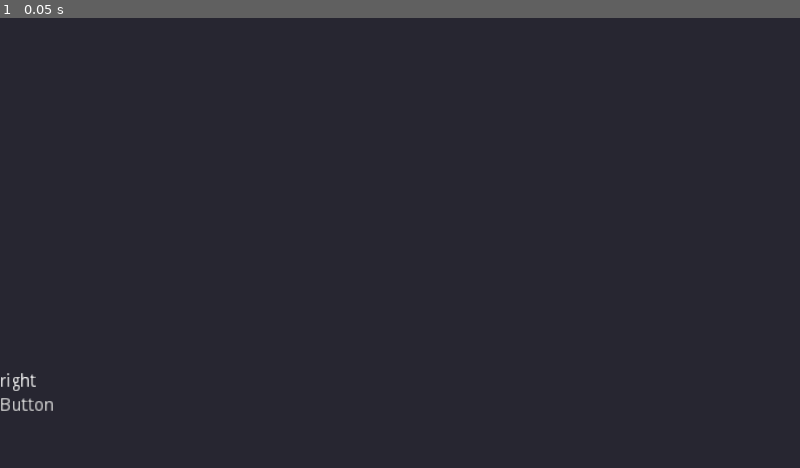
Above: before the commit, frame 1.
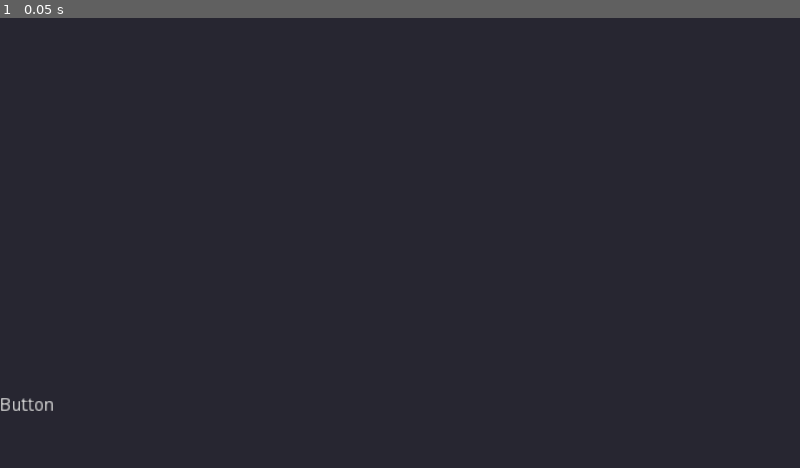
Above: after the commit, the same moment.

Repository: Smartkin/i-wanna-go-through-time-game-jam-edition
Game: Godot game, scene res://Scenes/UI/StyledButtonCheckbox.tscn
Same seed, same stepped clock (60 frames per second), same inputs: the game is played once before the commit and once after it. This scene is started directly instead of the project's main scene. Sound files missing from this copy of the repository are replaced by a short silence.
Inputs:
- Up to frame 1 (0.05 s): no input

The runs differ from the first frame. In frame 1, less than 0.1% of the frame differs, in the area x 0-5%, y 78-83%.

Commit message:
I changed nothing???

Diff:
--- a/Rooms/Options.tscn
+++ b/Rooms/Options.tscn
@@ -25,10 +25,6 @@
 
 [sub_resource type="StyleBoxEmpty" id=6]
 
-[sub_resource type="StyleBoxEmpty" id=10]
-
-[sub_resource type="StyleBoxEmpty" id=11]
-
 [node name="Options" type="Control"]
 anchor_right = 1.0
 anchor_bottom = 1.0
@@ -48,7 +44,7 @@
 
 [node name="MarginContainer" type="MarginContainer" parent="ScrollContainer"]
 margin_right = 592.0
-margin_bottom = 506.0
+margin_bottom = 665.0
 size_flags_horizontal = 3
 size_flags_vertical = 3
 custom_constants/margin_right = 130
@@ -61,7 +57,7 @@
 margin_left = 130.0
 margin_top = 50.0
 margin_right = 462.0
-margin_bottom = 456.0
+margin_bottom = 615.0
 size_flags_horizontal = 3
 size_flags_vertical = 3
 custom_styles/tab_fg = SubResource( 1 )
@@ -72,6 +68,7 @@
 
 [node name="MainOptionsTab" type="VBoxContainer" parent="ScrollContainer/MarginContainer/OptionsTabs"]
 unique_name_in_owner = true
+visible = false
 anchor_right = 1.0
 anchor_bottom = 1.0
 custom_constants/separation = 20
@@ -82,16 +79,16 @@
 
 [node name="MusicCheckbox" type="CheckBox" parent="ScrollContainer/MarginContainer/OptionsTabs/MainOptionsTab"]
 margin_right = 332.0
-margin_bottom = 25.0
+margin_bottom = 47.0
 hint_tooltip = "Turn music on/off"
 size_flags_vertical = 3
 text = "Music"
 expand_icon = true
 
 [node name="MasterVolumeContainer" type="HBoxContainer" parent="ScrollContainer/MarginContainer/OptionsTabs/MainOptionsTab"]
-margin_top = 45.0
-margin_right = 332.0
-margin_bottom = 62.0
+margin_top = 67.0
+margin_right = 332.0
+margin_bottom = 84.0
 custom_constants/separation = 10
 
 [node name="MasterVolume" type="Label" parent="ScrollContainer/MarginContainer/OptionsTabs/MainOptionsTab/MasterVolumeContainer"]
@@ -121,9 +118,9 @@
 value = 1.0
 
 [node name="MusicVolumeContainer" type="HBoxContainer" parent="ScrollContainer/MarginContainer/OptionsTabs/MainOptionsTab"]
-margin_top = 82.0
-margin_right = 332.0
-margin_bottom = 99.0
+margin_top = 104.0
+margin_right = 332.0
+margin_bottom = 121.0
 custom_constants/separation = 10
 
 [node name="MusicVolume" type="Label" parent="ScrollContainer/MarginContainer/OptionsTabs/MainOptionsTab/MusicVolumeContainer"]
@@ -152,9 +149,9 @@
 value = 1.0
 
 [node name="SfxVolumeContainer" type="HBoxContainer" parent="ScrollContainer/MarginContainer/OptionsTabs/MainOptionsTab"]
-margin_top = 119.0
-margin_right = 332.0
-margin_bottom = 136.0
+margin_top = 141.0
+margin_right = 332.0
+margin_bottom = 158.0
 custom_constants/separation = 10
 
 [node name="SfxVolume" type="Label" parent="ScrollContainer/MarginContainer/OptionsTabs/MainOptionsTab/SfxVolumeContainer"]
@@ -183,27 +180,27 @@
 value = 1.0
 
 [node name="FullscreenCheckbox" type="CheckBox" parent="ScrollContainer/MarginContainer/OptionsTabs/MainOptionsTab"]
-margin_top = 156.0
-margin_right = 332.0
-margin_bottom = 181.0
+margin_top = 178.0
+margin_right = 332.0
+margin_bottom = 226.0
 hint_tooltip = "Display game in fullscreen"
 size_flags_vertical = 3
 text = "Fullscreen"
 expand_icon = true
 
 [node name="BorderlessCheckbox" type="CheckBox" parent="ScrollContainer/MarginContainer/OptionsTabs/MainOptionsTab"]
-margin_top = 201.0
-margin_right = 332.0
-margin_bottom = 226.0
+margin_top = 246.0
+margin_right = 332.0
+margin_bottom = 294.0
 hint_tooltip = "Remove borders around the window"
 size_flags_vertical = 3
 text = "Borderless"
 expand_icon = true
 
 [node name="VsyncCheckbox" type="CheckBox" parent="ScrollContainer/MarginContainer/OptionsTabs/MainOptionsTab"]
-margin_top = 246.0
-margin_right = 332.0
-margin_bottom = 271.0
+margin_top = 314.0
+margin_right = 332.0
+margin_bottom = 361.0
 hint_tooltip = "Turn on vertical synchronization. Helps with tearing."
 size_flags_vertical = 3
 text = "Vsync"
@@ -225,25 +222,25 @@
 selected = 0
 
 [node name="KeyboardSettings" type="Button" parent="ScrollContainer/MarginContainer/OptionsTabs/MainOptionsTab"]
-margin_top = 291.0
-margin_right = 332.0
-margin_bottom = 316.0
+margin_top = 381.0
+margin_right = 332.0
+margin_bottom = 429.0
 size_flags_vertical = 3
 text = "Keyboard settings"
 align = 0
 
 [node name="ControllerSettings" type="Button" parent="ScrollContainer/MarginContainer/OptionsTabs/MainOptionsTab"]
-margin_top = 336.0
-margin_right = 332.0
-margin_bottom = 361.0
+margin_top = 449.0
+margin_right = 332.0
+margin_bottom = 497.0
 size_flags_vertical = 3
 text = "Controller settings"
 align = 0
 
 [node name="Back" type="Button" parent="ScrollContainer/MarginContainer/OptionsTabs/MainOptionsTab"]
-margin_top = 381.0
-margin_right = 332.0
-margin_bottom = 406.0
+margin_top = 517.0
+margin_right = 332.0
+margin_bottom = 565.0
 size_flags_horizontal = 3
 size_flags_vertical = 3
 text = "Back"
@@ -251,7 +248,6 @@
 
 [node name="KeyboardOptionsTab" type="VBoxContainer" parent="ScrollContainer/MarginContainer/OptionsTabs"]
 unique_name_in_owner = true
-visible = false
 anchor_right = 1.0
 anchor_bottom = 1.0
 custom_constants/separation = 20
@@ -391,15 +387,9 @@
 script = ExtResource( 14 )
 
 [node name="Left" type="Button" parent="ScrollContainer/MarginContainer/OptionsTabs/ControllerOptionsTab"]
-margin_right = 1280.0
-margin_bottom = 44.0
-size_flags_vertical = 3
-custom_colors/font_color_hover = Color( 0, 0.992157, 0.827451, 0.490196 )
-custom_styles/hover = ExtResource( 4 )
-custom_styles/pressed = ExtResource( 5 )
-custom_styles/focus = SubResource( 10 )
-custom_styles/disabled = ExtResource( 6 )
-custom_styles/normal = ExtResource( 2 )
+margin_right = 332.0
+margin_bottom = 25.0
+size_flags_vertical = 3
 text = "Left"
 align = 0
 script = ExtResource( 9 )
@@ -407,16 +397,10 @@
 controller_bind = true
 
 [node name="Right" type="Button" parent="ScrollContainer/MarginContainer/OptionsTabs/ControllerOptionsTab"]
-margin_top = 48.0
-margin_right = 1280.0
-margin_bottom = 92.0
-size_flags_vertical = 3
-custom_colors/font_color_hover = Color( 0, 0.992157, 0.827451, 0.490196 )
-custom_styles/hover = ExtResource( 4 )
-custom_styles/pressed = ExtResource( 5 )
-custom_styles/focus = SubResource( 10 )
-custom_styles/disabled = ExtResource( 6 )
-custom_styles/normal = ExtResource( 2 )
+margin_top = 45.0
+margin_right = 332.0
+margin_bottom = 70.0
+size_flags_vertical = 3
 text = "Right"
 align = 0
 script = ExtResource( 9 )
@@ -424,16 +408,10 @@
 controller_bind = true
 
 [node name="Up" type="Button" parent="ScrollContainer/MarginContainer/OptionsTabs/ControllerOptionsTab"]
-margin_top = 96.0
-margin_right = 1280.0
-margin_bottom = 140.0
-size_flags_vertical = 3
-custom_colors/font_color_hover = Color( 0, 0.992157, 0.827451, 0.490196 )
-custom_styles/hover = ExtResource( 4 )
-custom_styles/pressed = ExtResource( 5 )
-custom_styles/focus = SubResource( 10 )
-custom_styles/disabled = ExtResource( 6 )
-custom_styles/normal = ExtResource( 2 )
+margin_top = 90.0
+margin_right = 332.0
+margin_bottom = 115.0
+size_flags_vertical = 3
 text = "Up"
 align = 0
 script = ExtResource( 9 )
@@ -441,16 +419,10 @@
 controller_bind = true
 
 [node name="Down" type="Button" parent="ScrollContainer/MarginContainer/OptionsTabs/ControllerOptionsTab"]
-margin_top = 144.0
-margin_right = 1280.0
-margin_bottom = 188.0
-size_flags_vertical = 3
-custom_colors/font_color_hover = Color( 0, 0.992157, 0.827451, 0.490196 )
-custom_styles/hover = ExtResource( 4 )
-custom_styles/pressed = ExtResource( 5 )
-custom_styles/focus = SubResource( 10 )
-custom_styles/disabled = ExtResource( 6 )
-custom_styles/normal = ExtResource( 2 )
+margin_top = 135.0
+margin_right = 332.0
+margin_bottom = 160.0
+size_flags_vertical = 3
 text = "Down"
 align = 0
 script = ExtResource( 9 )
@@ -458,16 +430,10 @@
 controller_bind = true
 
 [node name="Jump" type="Button" parent="ScrollContainer/MarginContainer/OptionsTabs/ControllerOptionsTab"]
-margin_top = 192.0
-margin_right = 1280.0
-margin_bottom = 236.0
-size_flags_vertical = 3
-custom_colors/font_color_hover = Color( 0, 0.992157, 0.827451, 0.490196 )
-custom_styles/hover = ExtResource( 4 )
-custom_styles/pressed = ExtResource( 5 )
-custom_styles/focus = SubResource( 10 )
-custom_styles/disabled = ExtResource( 6 )
-custom_styles/normal = ExtResource( 2 )
+margin_top = 180.0
+margin_right = 332.0
+margin_bottom = 205.0
+size_flags_vertical = 3
 text = "Jump"
 align = 0
 script = ExtResource( 9 )
@@ -475,16 +441,10 @@
 controller_bind = true
 
 [node name="Dash" type="Button" parent="ScrollContainer/MarginContainer/OptionsTabs/ControllerOptionsTab"]
-margin_top = 240.0
-margin_right = 1280.0
-margin_bottom = 284.0
-size_flags_vertical = 3
-custom_colors/font_color_hover = Color( 0, 0.992157, 0.827451, 0.490196 )
-custom_styles/hover = ExtResource( 4 )
-custom_styles/pressed = ExtResource( 5 )
-custom_styles/focus = SubResource( 10 )
-custom_styles/disabled = ExtResource( 6 )
-custom_styles/normal = ExtResource( 2 )
+margin_top = 225.0
+margin_right = 332.0
+margin_bottom = 250.0
+size_flags_vertical = 3
 text = "Dash"
 align = 0
 script = ExtResource( 9 )
@@ -492,16 +452,10 @@
 controller_bind = true
 
 [node name="Shoot" type="Button" parent="ScrollContainer/MarginContainer/OptionsTabs/ControllerOptionsTab"]
-margin_top = 288.0
-margin_right = 1280.0
-margin_bottom = 332.0
-size_flags_vertical = 3
-custom_colors/font_color_hover = Color( 0, 0.992157, 0.827451, 0.490196 )
-custom_styles/hover = ExtResource( 4 )
-custom_styles/pressed = ExtResource( 5 )
-custom_styles/focus = SubResource( 10 )
-custom_styles/disabled = ExtResource( 6 )
-custom_styles/normal = ExtResource( 2 )
+margin_top = 270.0
+margin_right = 332.0
+margin_bottom = 295.0
+size_flags_vertical = 3
 text = "Shoot"
 align = 0
 script = ExtResource( 9 )
@@ -509,16 +463,10 @@
 controller_bind = true
 
 [node name="Restart" type="Button" parent="ScrollContainer/MarginContainer/OptionsTabs/ControllerOptionsTab"]
-margin_top = 336.0
-margin_right = 1280.0
-margin_bottom = 380.0
-size_flags_vertical = 3
-custom_colors/font_color_hover = Color( 0, 0.992157, 0.827451, 0.490196 )
-custom_styles/hover = ExtResource( 4 )
-custom_styles/pressed = ExtResource( 5 )
-custom_styles/focus = SubResource( 10 )
-custom_styles/disabled = ExtResource( 6 )
-custom_styles/normal = ExtResource( 2 )
+margin_top = 315.0
+margin_right = 332.0
+margin_bottom = 340.0
+size_flags_vertical = 3
 text = "Restart"
 align = 0
 script = ExtResource( 9 )
@@ -526,16 +474,10 @@
 controller_bind = true
 
 [node name="Skip" type="Button" parent="ScrollContainer/MarginContainer/OptionsTabs/ControllerOptionsTab"]
-margin_top = 384.0
-margin_right = 1280.0
-margin_bottom = 428.0
-size_flags_vertical = 3
-custom_colors/font_color_hover = Color( 0, 0.992157, 0.827451, 0.490196 )
-custom_styles/hover = ExtResource( 4 )
-custom_styles/pressed = ExtResource( 5 )
-custom_styles/focus = SubResource( 10 )
-custom_styles/disabled = ExtResource( 6 )
-custom_styles/normal = ExtResource( 2 )
+margin_top = 360.0
+margin_right = 332.0
+margin_bottom = 385.0
+size_flags_vertical = 3
 text = "Skip"
 align = 0
 script = ExtResource( 9 )
@@ -543,16 +485,10 @@
 controller_bind = true
 
 [node name="Suicide" type="Button" parent="ScrollContainer/MarginContainer/OptionsTabs/ControllerOptionsTab"]
-margin_top = 432.0
-margin_right = 1280.0
-margin_bottom = 476.0
-size_flags_vertical = 3
-custom_colors/font_color_hover = Color( 0, 0.992157, 0.827451, 0.490196 )
-custom_styles/hover = ExtResource( 4 )
-custom_styles/pressed = ExtResource( 5 )
-custom_styles/focus = SubResource( 10 )
-custom_styles/disabled = ExtResource( 6 )
-custom_styles/normal = ExtResource( 2 )
+margin_top = 405.0
+margin_right = 332.0
+margin_bottom = 430.0
+size_flags_vertical = 3
 text = "Suicide"
 align = 0
 script = ExtResource( 9 )
@@ -560,16 +496,10 @@
 controller_bind = true
 
 [node name="Pause" type="Button" parent="ScrollContainer/MarginContainer/OptionsTabs/ControllerOptionsTab"]
-margin_top = 480.0
-margin_right = 1280.0
-margin_bottom = 524.0
-size_flags_vertical = 3
-custom_colors/font_color_hover = Color( 0, 0.992157, 0.827451, 0.490196 )
-custom_styles/hover = ExtResource( 4 )
-custom_styles/pressed = ExtResource( 5 )
-custom_styles/focus = SubResource( 10 )
-custom_styles/disabled = ExtResource( 6 )
-custom_styles/normal = ExtResource( 2 )
+margin_top = 450.0
+margin_right = 332.0
+margin_bottom = 475.0
+size_flags_vertical = 3
 text = "Pause"
 align = 0
 script = ExtResource( 9 )
@@ -577,30 +507,18 @@
 controller_bind = true
 
 [node name="ResetControls" type="Button" parent="ScrollContainer/MarginContainer/OptionsTabs/ControllerOptionsTab"]
-margin_top = 528.0
-margin_right = 1280.0
-margin_bottom = 572.0
-size_flags_vertical = 3
-custom_colors/font_color_hover = Color( 0, 0.992157, 0.827451, 0.490196 )
-custom_styles/hover = ExtResource( 4 )
-custom_styles/pressed = ExtResource( 5 )
-custom_styles/focus = SubResource( 11 )
-custom_styles/disabled = ExtResource( 6 )
-custom_styles/normal = ExtResource( 2 )
+margin_top = 495.0
+margin_right = 332.0
+margin_bottom = 520.0
+size_flags_vertical = 3
 text = "Reset controls"
 align = 0
 
 [node name="BackController" type="Button" parent="ScrollContainer/MarginContainer/OptionsTabs/ControllerOptionsTab"]
-margin_top = 576.0
-margin_right = 1280.0
-margin_bottom = 620.0
-size_flags_vertical = 3
-custom_colors/font_color_hover = Color( 0, 0.992157, 0.827451, 0.490196 )
-custom_styles/hover = ExtResource( 4 )
-custom_styles/pressed = ExtResource( 5 )
-custom_styles/focus = SubResource( 11 )
-custom_styles/disabled = ExtResource( 6 )
-custom_styles/normal = ExtResource( 2 )
+margin_top = 540.0
+margin_right = 332.0
+margin_bottom = 565.0
+size_flags_vertical = 3
 text = "Back"
 align = 0
 
--- a/Scripts/UI/StyledButtonCheckbox.gd
+++ b/Scripts/UI/StyledButtonCheckbox.gd
@@ -19,8 +19,8 @@
 	toggle_lbl.valign = toggle_lbl.VALIGN_CENTER
 	toggle_lbl.text = right_lbl
 	prev_right_lbl = right_lbl
-#	toggle_lbl.margin_left = margin_left
-#	toggle_lbl.margin_right = margin_right
+	toggle_lbl.margin_left = margin_left
+	toggle_lbl.margin_right = margin_right
 
 func _process(delta: float) -> void:
 	if (prev_right_lbl != right_lbl):
Not shown: 1 places in Rooms/Options.tscn that only renumber resources
